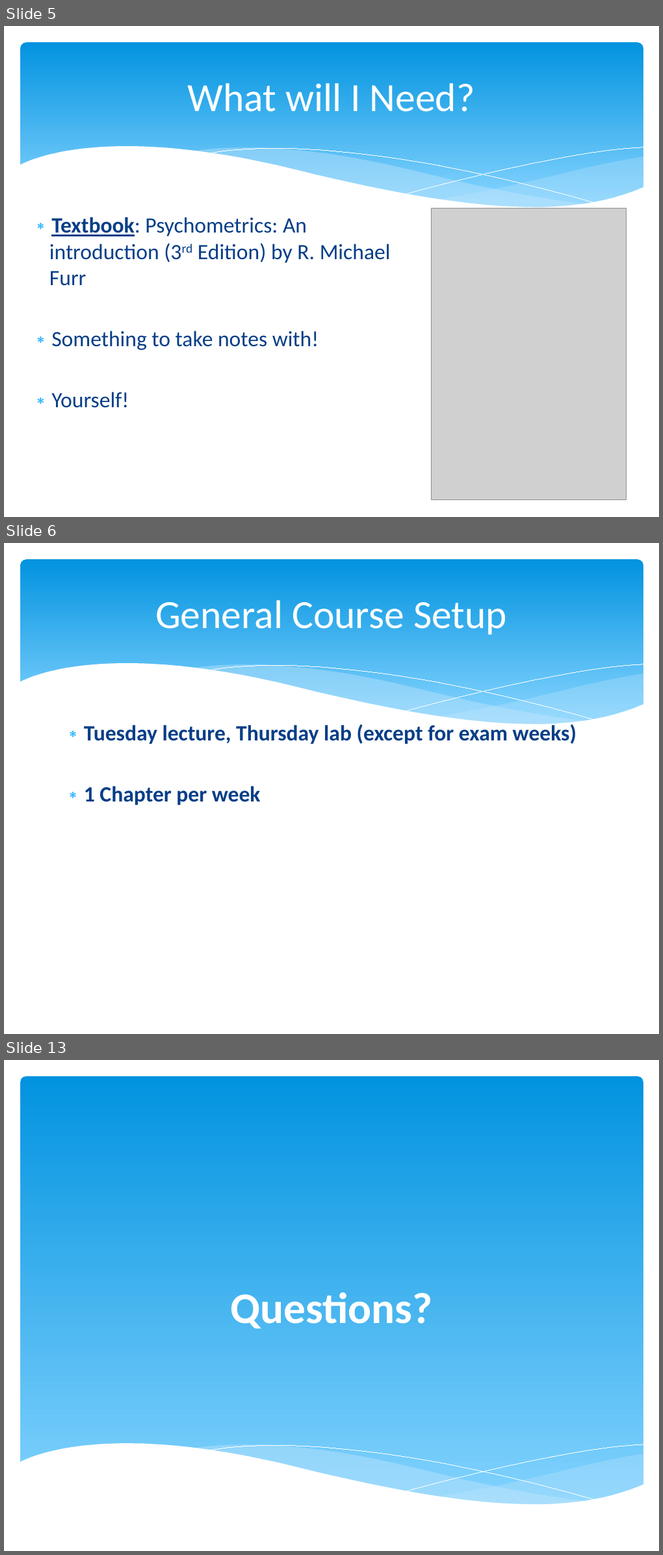
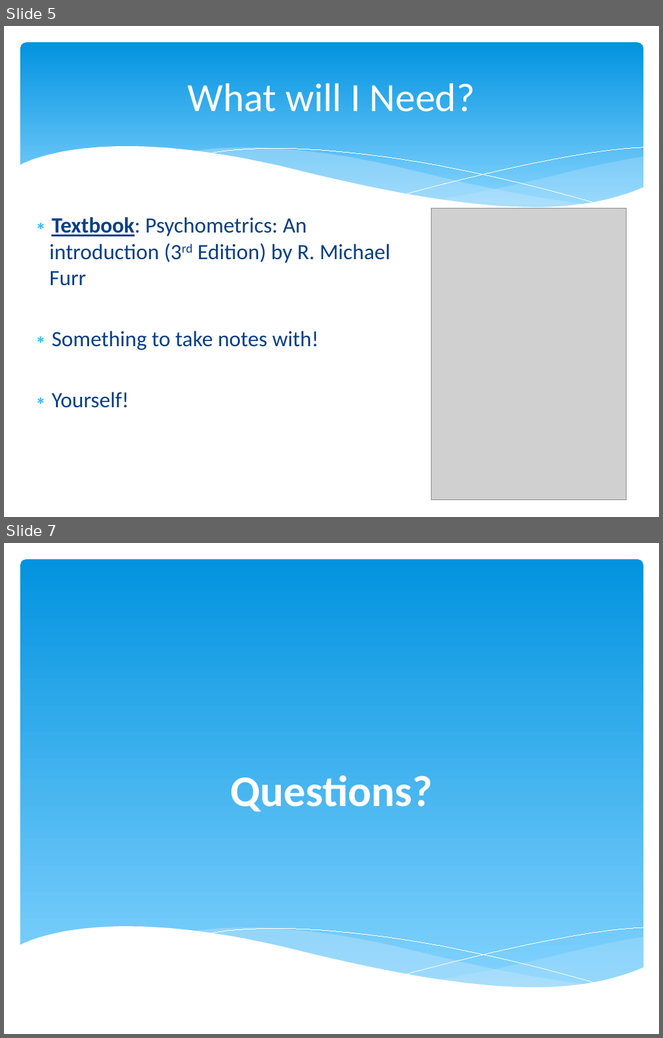
Before and after one commit to npm27/Teaching-Materials, a slide deck: Tests and Eval/Fall 25/Slides/0 First Day Info.pptx. Shown one above the other, each under a label of ours: slides 5, 6 and 13 before the commit, slides 5 and 7 after it; the slides between them are not shown. The pictures are 663x1555 and 663x1038 pixels, drawn with LibreOffice and Linux fonts; fonts in the diff are those of the drawing; grey boxes stand for pictures. Boxes give left, top, right and bottom in pixels: in the first picture for what was removed or moved away, otherwise in the second. Text is boxed around its words. In the diff, an @@ line names an element or a change of style, - is before the commit and + after.

```diff
--- a/Tests and Eval/Fall 25/Slides/0 First Day Info.pptx
+++ b/Tests and Eval/Fall 25/Slides/0 First Day Info.pptx
@@ slide 6 removed at (4,543,659,1034), background #FFFFFF; not listed: 6 template elements that a slide beside it also shows @@
@@ title removed at (155,600,507,635) @@
-General Course Setup
@@ text removed at (84,723,577,806) @@
-∗ Tuesday lecture, Thursday lab (except for exam weeks)
-∗ 1 Chapter per week
@@ what was slide 13 is now slide 7 @@
```
Also in this commit, not shown: 2 slides changed, 5 other slides removed, 27 other files.
